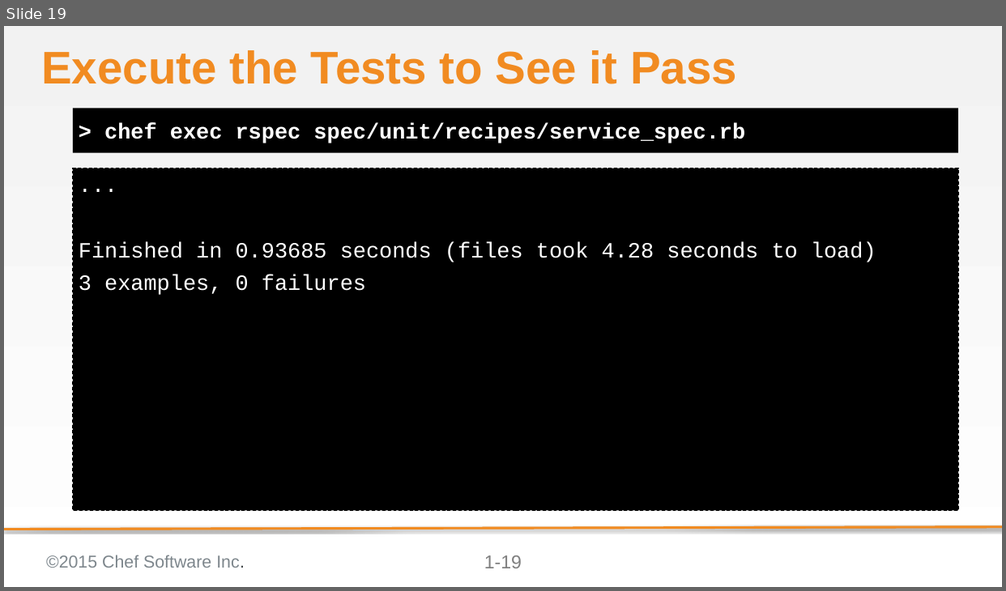
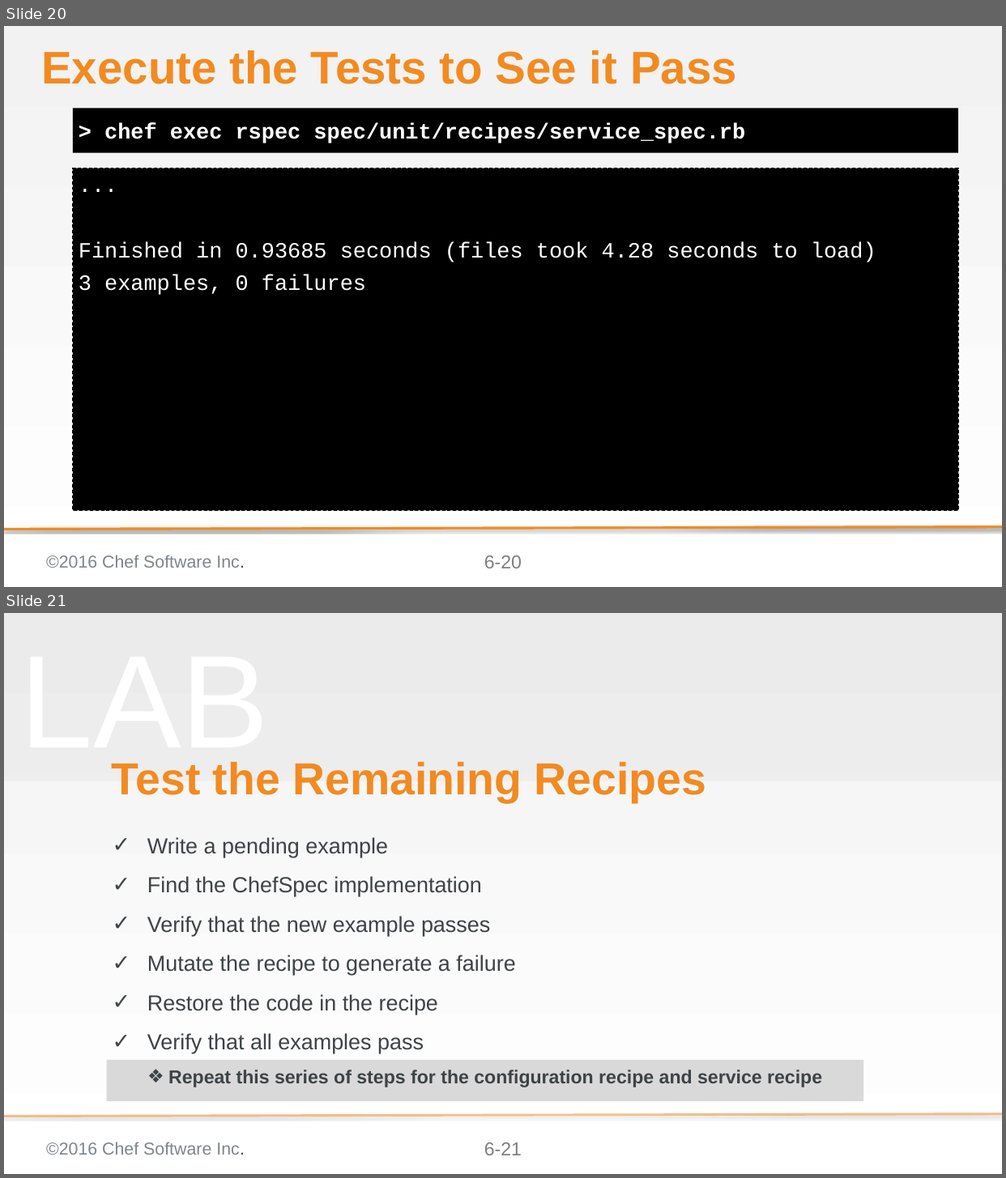
Before and after one commit to chef-training/test_driven_cookbook_development, a slide deck: 06-testing_resources_in_recipes.pptx. Shown one above the other, each under a label of ours: slide 19 before the commit, slides 20 and 21 after it. The pictures are 1006x591 and 1006x1178 pixels, drawn with LibreOffice and Linux fonts; fonts in the diff are those of the drawing; background and template pictures are left out. Boxes give left, top, right and bottom in pixels: in the first picture for what was removed or moved away, otherwise in the second. Text is boxed around its words. In the diff, an @@ line names an element or a change of style, - is before the commit and + after.

```diff
--- a/06-testing_resources_in_recipes.pptx
+++ b/06-testing_resources_in_recipes.pptx
@@ slide 21 added at (x1=4, y1=613, x2=1002, y2=1174), background gradient #F2F2F2 to #FFFFFF; not listed: 3 template elements that a slide beside it also shows @@
@@ rectangle added at (x1=4, y1=613, x2=1002, y2=781), fill #D9D9D9 at 25% opacity @@
@@ text added at (x1=20, y1=762, x2=270, y2=771), 169.3 pt, text #F2F2F2 at 50% opacity @@
+LAB
@@ title added at (x1=112, y1=762, x2=706, y2=803), 57.6 pt, text #F18B21, bold @@
+Test the Remaining Recipes
@@ subtitle added at (x1=147, y1=837, x2=515, y2=1054), 28 pt, text #3E4346 @@
+✓ Write a pending example
+✓ Find the ChefSpec implementation
+✓ Verify that the new example passes
+✓ Mutate the recipe to generate a failure
+✓ Restore the code in the recipe
+✓ Verify that all examples pass
@@ rectangle added at (x1=107, y1=1060, x2=863, y2=1101), fill #D9D9D9, 24 pt, text #3E4346, bold @@
+❖ Repeat this series of steps for the configuration recipe and service recipe
@@ what was slide 19 is now slide 20 @@
@@ slide 20 changed as well @@
@@ text at (x1=46, y1=555, x2=245, y2=568): text changed @@
-©2015 Chef Software Inc.
+©2016 Chef Software Inc.
@@ page number at (x1=484, y1=556, x2=522, y2=569): text changed @@
-1-19
+6-20
```
Also in this commit, not shown: 22 other slides changed, 2 other slides added.
